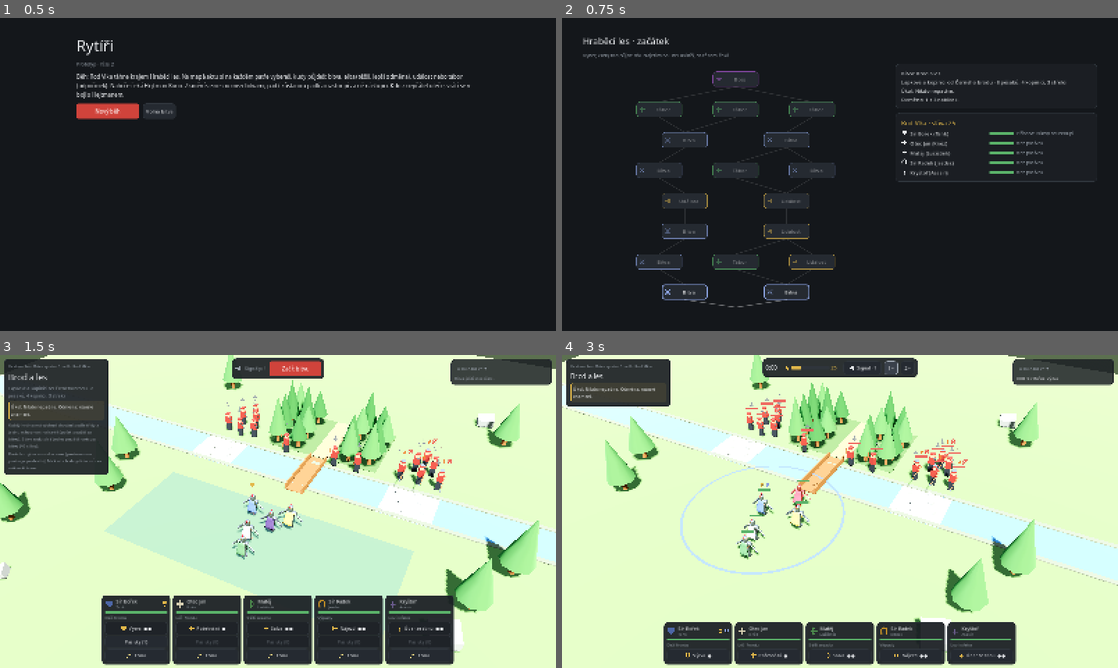
Above: before the commit, frames 1-4 (two rows, left to right).
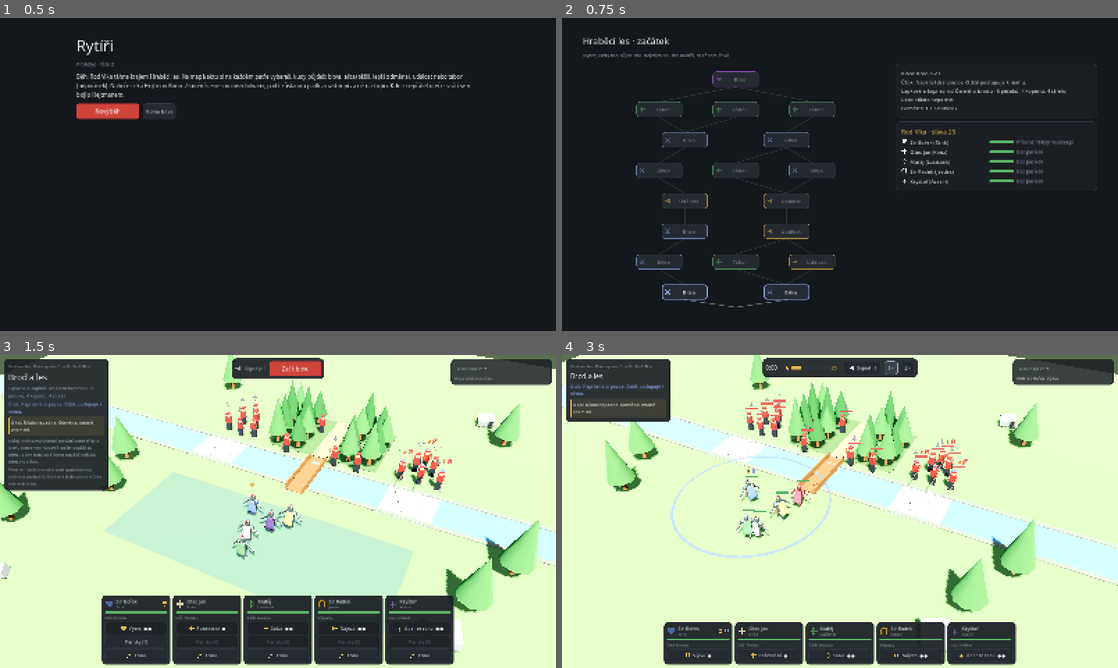
Above: after the commit, the same moments.

Repository: tomaspatolan-bit/roguelike
Game: Godot game, scene res://scenes/run/run.tscn
The game is run twice, just before and just after one commit, with the same random seed, the same clock (stepped at 60 frames per second) and the same inputs.
Inputs (mouse positions are in pixels of both pictures, inside the frame that each line leads up to):
- Up to frame 1 (0.5 s): no input
- Up to frame 2 (0.75 s): click "Nový běh" at 0.5 s
- Up to frame 3 (1.5 s): click "Bitva" at 1.25 s
- Up to frame 4 (3 s): click "Začít bitvu" at 2 s; tap Enter at 2.75 s; move the mouse to (962, 495) at 2.77 s; hold D from 2.78 s (still down); tap 1 at 2.85 s; click (962, 495) at 2.92 s

Frame 1 is identical in both runs. In frame 2, 1.9% of the frame differs, in the area x 60-97%, y 19-56%; in frame 3, 2.2%; in frame 4, 3.3%, in the area x 0-53%, y 8-71%.

Commit message:
Typ bitvy řídí chování oddílu, mířené Požehnání
V útoku (nepřítel drží pozice) oddíl postupuje k cíli a k nepříteli místo
čekání; ve střetu čeká. Poplach mezi nepřáteli na pozici z dat scénáře.
Požehnání se míří kruhem, kněz léčí do 9 m. Přeladěný balanc scénářů.

Co-Authored-By: Claude Opus 5.5 <noreply@anthropic.com>
Claude-Session: https://claude.ai/code/session_01YTcC7gpzrVVeumCwLBkTTm

Diff:
--- a/data/scenarios/brod_a_les.json
+++ b/data/scenarios/brod_a_les.json
@@ -1,7 +1,10 @@
 {
   "_info": "Bitva Brod a les. Řeku jde přejít dvěma brody po stranách (zpomalí) a úzkou lávkou uprostřed. Za lávkou je  …(350 unchanged characters)…
+  "alarm_radius": 30,
+  "mode": "utok",
+  "objective": [-8.5, 4.0],
   "name": "Brod a les",
-  "subtitle": "Lapkové a kopiníci od Černého brodu · 8 pěšáků, 4 kopiníci, 3 střelci",
+  "subtitle": "Lapkové a kopiníci od Černého brodu · 8 pěšáků, 4 kopiníci, 4 střelci",
   "stage_label": "Akt 1",
   "win_title": "Vítězství u brodu",
   "river": {"y0": 5.0, "y1": 8.5, "crossings": [
@@ -30,6 +33,6 @@
     ["kopinik", 7.0, 9.6, {"hold": true, "engage": 4.0, "hold_time": 30}], ["kopinik", 8.5, 9.6, {"hold": true, "engage": 4.0, "hold_time": 30}], ["kopinik", 10.0, 9.6, {"hold": true, "engage": 4.0, "hold_time": 30}],
     ["lapka", 7.8, 11.2, {"hold": true, "engage": 4.0, "hold_time": 30}], ["lapka", 9.2, 11.2, ["zbabelec"], {"hold": true, "engage": 4.0, "hold_time": 30}],
     ["lapka", -8.0, 12.5, {"hold": true, "engage": 4.5, "hold_time": 30}], ["kopinik", 8.4, 12.0, {"hold": true, "engage": 4.0, "hold_time": 30}],
-    ["strelec", -3.0, 9.0, {"hold": true, "hold_time": 30}], ["strelec", 1.5, 9.0, {"hold": true, "hold_time": 30}], ["strelec", 3.5, 9.0, {"hold": true, "hold_time": 30}]
+    ["strelec", -3.0, 9.0, {"hold": true, "hold_time": 30}], ["strelec", 1.5, 9.0, {"hold": true, "hold_time": 30}], ["strelec", 3.5, 9.0, {"hold": true, "hold_time": 30}], ["strelec", -1.5, 13.5, {"hold": true, "hold_time": 30}]
   ]
 }
--- a/data/scenarios/brod_elita.json
+++ b/data/scenarios/brod_elita.json
@@ -2,8 +2,10 @@
   "_info": "Elita: brod se silnější posádkou (víc kopiníků a střelců). Terén z base.",
   "base": "brod_a_les",
   "elite": true,
+  "alarm_radius": 10,
+  "mode": "utok",
   "name": "Posádka Černého brodu",
-  "subtitle": "Elita · posádka drží oba brody i lávku · 8 pěšáků, 6 kopiníků, 4 střelci",
+  "subtitle": "Elita · posádka drží oba brody i lávku · 10 pěšáků, 4 kopiníci, 4 střelci",
   "win_title": "Černý brod padl",
   "optional_task": {"text": "Sir Radek nesmí padnout.", "reward": "vzácné znamení", "protect": "jezdec"},
   "enemies": [
@@ -12,7 +14,7 @@
     ["kopinik", 7.0, 9.6, {"hold": true, "engage": 4.0, "hold_time": 30}], ["kopinik", 8.5, 9.6, {"hold": true, "engage": 4.0, "hold_time": 30}], ["kopinik", 10.0, 9.6, {"hold": true, "engage": 4.0, "hold_time": 30}],
     ["lapka", 7.8, 11.2, {"hold": true, "engage": 4.0, "hold_time": 30}], ["lapka", 9.2, 11.2, ["zbabelec"], {"hold": true, "engage": 4.0, "hold_time": 30}],
     ["lapka", -8.0, 12.5, {"hold": true, "engage": 4.5, "hold_time": 30}], ["kopinik", 8.4, 12.0, {"hold": true, "engage": 4.0, "hold_time": 30}],
-    ["kopinik", -0.8, 10.0, {"hold": true, "engage": 3.5, "hold_time": 30}], ["kopinik", 0.8, 10.0, {"hold": true, "engage": 3.5, "hold_time": 30}],
+    ["lapka", -0.8, 10.0, {"hold": true, "engage": 3.5, "hold_time": 30}], ["lapka", 0.8, 10.0, {"hold": true, "engage": 3.5, "hold_time": 30}],
     ["strelec", -3.0, 9.0, {"hold": true, "hold_time": 30}], ["strelec", 1.5, 9.0, {"hold": true, "hold_time": 30}], ["strelec", 3.5, 9.0, {"hold": true, "hold_time": 30}], ["strelec", -1.5, 13.5, {"hold": true, "hold_time": 30}]
   ]
 }
--- a/data/scenarios/brod_za_svitani.json
+++ b/data/scenarios/brod_za_svitani.json
@@ -1,6 +1,8 @@
 {
   "_info": "Varianta brodu: terén a rozestavení z base. Zrcadlově: kopiníci hlídají levý brod, lapkové pravý, drží pozice kratší dobu (20 s).",
   "base": "brod_a_les",
+  "alarm_radius": 14,
+  "mode": "utok",
   "name": "Brod za svítání",
   "subtitle": "Lapkové a kopiníci u Černého brodu, tentokrát obráceně · 9 pěšáků, 4 kopiníci, 3 střelci",
   "win_title": "Brod je náš",
--- a/data/scenarios/most_garda.json
+++ b/data/scenarios/most_garda.json
@@ -2,13 +2,15 @@
   "_info": "Elita: most hlídá lapkovská garda (kopiníci fanatici drží předmostí). Terén z base.",
   "base": "most_pres_reku",
   "elite": true,
+  "alarm_radius": 10,
+  "mode": "utok",
   "name": "Lapkovská garda",
-  "subtitle": "Elita · garda kopiníků drží most, za ní lapkové a střelci · 9 pěšáků, 4 kopiníci, 3 střelci",
+  "subtitle": "Elita · garda kopiníků drží most, za ní lapkové a střelci · 9 pěšáků, 3 kopiníci, 3 střelci",
   "win_title": "Garda je rozprášena",
   "optional_task": {"text": "Nikdo nepadne.", "reward": "vzácné znamení", "protect": "all"},
   "enemies": [
     ["kopinik", -1.0, 9.0, {"hold": true, "engage": 4.0, "hold_time": 25}], ["kopinik", 1.0, 9.0, {"hold": true, "engage": 4.0, "hold_time": 25}],
-    ["kopinik", -2.5, 9.6, {"hold": true, "engage": 4.0, "hold_time": 25}], ["kopinik", 2.5, 9.6, {"hold": true, "engage": 4.0, "hold_time": 25}],
+    ["kopinik", 2.5, 9.6, {"hold": true, "engage": 4.0, "hold_time": 25}],
     ["lapka", -3.0, 11.5], ["lapka", -1.5, 11.0], ["lapka", 0.0, 11.7], ["lapka", 1.5, 11.0], ["lapka", 3.0, 11.5],
     ["lapka", -2.0, 12.8], ["lapka", 2.0, 12.8], ["lapka", -4.5, 12.3], ["lapka", 4.5, 12.3],
     ["strelec", -2.0, 14.0], ["strelec", 0.0, 14.4], ["strelec", 2.0, 14.0]
--- a/data/scenarios/most_pod_palbou.json
+++ b/data/scenarios/most_pod_palbou.json
@@ -1,6 +1,7 @@
 {
   "_info": "Varianta mostu: terén a rozestavení z base, jiní nepřátelé. Víc střelců za řekou, méně pěších.",
   "base": "most_pres_reku",
+  "mode": "stret",
   "name": "Most pod palbou",
   "subtitle": "Lapkové se střelci na druhém břehu · 9 pěšáků, 5 střelců",
   "win_title": "Most je volný",
--- a/data/scenarios/most_pres_reku.json
+++ b/data/scenarios/most_pres_reku.json
@@ -1,5 +1,6 @@
 {
   "_info": "Bitva Most přes řeku. Souřadnice v metrech: x doprava, y dopředu (k nepříteli). Řeka vede napříč mezi river …(363 unchanged characters)…
+  "mode": "stret",
   "name": "Most přes řeku",
   "subtitle": "Lapkové z Hraběcího lesa · 11 pěšáků, 3 střelci",
   "stage_label": "Akt 1",
--- a/data/scenarios/zaverecna_bitva.json
+++ b/data/scenarios/zaverecna_bitva.json
@@ -1,7 +1,9 @@
 {
   "_info": "Boss aktu 1. Za potokem tábor lapků, vzadu jejich vůdce (Hejtman Kuno) se stráží. Když vůdce padne, morálka nepřátel se zlomí. returnees = kde se objeví uprchlíci z předchozích bitev běhu (pos = střed, spread = rozestup v metrech).",
+  "alarm_radius": 30,
+  "mode": "utok",
   "name": "Tábor na Vraní skále",
-  "subtitle": "Hejtman Kuno a jeho tlupa · 7 pěšáků, 4 kopiníci, 3 střelci, vůdce",
+  "subtitle": "Hejtman Kuno a jeho tlupa · 9 pěšáků, 4 kopiníci, 3 střelci, vůdce",
   "stage_label": "Akt 1 · Boss",
   "win_title": "Hejtman Kuno je poražen",
   "river": {"y0": 5.0, "y1": 7.5, "crossings": [
@@ -26,7 +28,7 @@
   "enemy_morale": {"break_losses": 0.7, "flee_y": 26.0},
   "enemies": [
     ["lapka", -3.0, 10.0], ["lapka", -1.5, 9.6], ["lapka", 0.0, 10.2], ["lapka", 1.5, 9.6], ["lapka", 3.0, 10.0],
-    ["lapka", -2.0, 11.6], ["lapka", 2.0, 11.6],
+    ["lapka", -2.0, 11.6], ["lapka", 2.0, 11.6], ["lapka", 0.0, 12.4], ["lapka", -4.0, 12.0],
     ["kopinik", 6.5, 10.0, {"hold": true, "engage": 4.0, "hold_time": 25}], ["kopinik", 8.5, 10.0, {"hold": true, "engage": 4.0, "hold_time": 25}],
     ["strelec", -3.0, 14.0], ["strelec", 0.0, 14.5], ["strelec", 3.0, 14.0],
     ["kopinik", -1.2, 16.5, {"hold": true, "engage": 5.0, "hold_time": 40}], ["kopinik", 1.2, 16.5, {"hold": true, "engage": 5.0, "hold_time": 40}],
--- a/data/units.json
+++ b/data/units.json
@@ -2,7 +2,7 @@
   "_info": "Statistiky jednotek. hp = zdraví, dmg = poškození za úder, reach = dosah útoku v m, speed = m/s, cd = prodl …(396 unchanged characters)…
   "knights": {
     "tank": {"name": "Sir Bořek", "role": "Tank", "hp": 375, "dmg": 11, "reach": 1.5, "speed": 2.2, "cd": 1.1, "armor": 0.35, "radius": 0.45, "palette_row": 1, "color": "#4d66a6", "behavior": "frontline", "ability": "vyzva"},
-    "knez": {"name": "Otec Jan", "role": "Kněz", "hp": 185, "dmg": 5, "reach": 1.4, "speed": 2.3, "cd": 1.2, "armor": 0.05, "radius": 0.4, "palette_row": 3, "color": "#d9d1b3", "heal": 14, "heal_cd": 2.5, "heal_range": 6, "behavior": "healer", "ability": "pozehnani"},
+    "knez": {"name": "Otec Jan", "role": "Kněz", "hp": 185, "dmg": 5, "reach": 1.4, "speed": 2.3, "cd": 1.2, "armor": 0.05, "radius": 0.4, "palette_row": 3, "color": "#d9d1b3", "heal": 14, "heal_cd": 2.5, "heal_range": 9, "behavior": "healer", "ability": "pozehnani"},
     "lucistnik": {"name": "Matěj", "role": "Lučištník", "hp": 165, "dmg": 9, "reach": 9.0, "speed": 2.6, "cd": 1.3, "armor": 0.05, "radius": 0.4, "palette_row": 2, "color": "#4d8c4d", "ranged": true, "behavior": "archer", "ability": "salva"},
     "jezdec": {"name": "Sir Radek", "role": "Jezdec", "hp": 285, "dmg": 17, "reach": 1.8, "speed": 5.0, "cd": 1.4, "armor": 0.2, "radius": 0.75, "palette_row": 4, "color": "#bf8c26", "mounted": true, "behavior": "rider", "ability": "najezd"},
     "asasin": {"name": "Kryštof", "role": "Asasín", "hp": 170, "dmg": 18, "reach": 1.3, "speed": 3.4, "cd": 0.85, "armor": 0.1, "radius": 0.38, "palette_row": 5, "color": "#6a5a8c", "target_priority": "ranged", "ignores": ["les"], "behavior": "assassin", "ability": "uder"}
@@ -11,7 +11,13 @@
     "lapka": {"name": "Lapka", "role": "Lapka", "hp": 120, "dmg": 7, "reach": 1.3, "speed": 2.5, "cd": 1.1, "armor": 0.0, "radius": 0.4, "on_break": "desperate", "traits": ["zoufalec"]},
     "kopinik": {"name": "Kopiník", "role": "Kopiník", "hp": 150, "dmg": 8, "reach": 2.2, "speed": 2.2, "cd": 1.3, "armor": 0.15, "radius": 0.4, "on_break": "desperate", "dmg_vs_mounted": 2.0, "traits": ["fanatik"]},
     "strelec": {"name": "Střelec", "role": "Střelec", "hp": 90, "dmg": 5, "reach": 8.0, "speed": 2.4, "cd": 1.6, "armor": 0.0, "radius": 0.4, "ranged": true, "on_break": "flee"},
-    "vudce": {"name": "Hejtman Kuno", "role": "Vůdce", "hp": 400, "dmg": 12, "reach": 1.6, "speed": 2.3, "cd": 1.2, "armor": 0.3, "radius": 0.5, "on_break": "desperate", "leader": true, "traits": ["fanatik"]}
+    "vudce": {"name": "Hejtman Kuno", "role": "Vůdce", "hp": 480, "dmg": 12, "reach": 1.6, "speed": 2.3, "cd": 1.2, "armor": 0.3, "radius": 0.5, "on_break": "desperate", "leader": true, "traits": ["fanatik"]}
+  },
+  "battle_modes": {
+    "_info": "Typ bitvy (scenario.mode) určuje, jak se oddíl chová, když nikdo nebojuje. utok = nepřítel drží pozice a sám nepřijde: vůdce postupu (podle leaders) jde k nejbližšímu nepříteli, ostatní za ním do follow m, vůdce počká, když je střed oddílu dál než cohesion m. stret = oba jdou proti sobě, oddíl čeká na nepřítele. obrana = oddíl drží místo (zatím jako stret).",
+    "utok": {"name": "Útok", "desc": "Nepřítel drží pozice. Oddíl postupuje k němu.", "leaders": ["frontline", "rider"], "follow": 3.0, "cohesion": 6.0},
+    "stret": {"name": "Střet", "desc": "Nepřítel jde proti vám. Oddíl ho čeká a bojuje s tím, kdo přijde."},
+    "obrana": {"name": "Obrana", "desc": "Držíte místo, nepřítel útočí. Oddíl nevybíhá."}
   },
   "behaviors": {
     "_info": "Výchozí chování tříd hrdinů. _common: help_window = jak dlouho (s) po útoku nebo zásahu se hrdina počítá jako bojující; decided_ratio = když síla jedné strany klesne pod tento podíl síly druhé, hrdinové dobojují sami.",
@@ -25,7 +31,7 @@
   "abilities": {
     "_info": "Schopnosti hrdinů. uses = použití za bitvu (obnova po bitvě), target = none / point (místo na zemi) / enemy (nepřítel), range = dosah cílení v m. Další čísla podle schopnosti.",
     "vyzva": {"name": "Výzva", "desc": "Na 4 s přitáhne útoky nepřátel do 6 m a dostává o 50 % menší zranění.", "uses": 2, "target": "none", "radius": 6.0, "duration": 4.0, "damage_taken": 0.5},
-    "pozehnani": {"name": "Požehnání", "desc": "Vyléčí všechny hrdiny do 8 m o 30 % jejich zdraví.", "uses": 1, "cooldown": 20.0, "target": "none", "radius": 8.0, "heal_frac": 0.3},
+    "pozehnani": {"name": "Požehnání", "desc": "Vyléčí hrdiny v kruhu (4 m) o 30 % jejich zdraví. Míří se do 10 m od kněze.", "uses": 1, "cooldown": 20.0, "target": "point", "range": 10.0, "radius": 4.0, "heal_frac": 0.3},
     "salva": {"name": "Salva", "desc": "5 šípů do kruhu o poloměru 2 m na vybrané místo, každý za 9.", "uses": 2, "target": "point", "range": 12.0, "radius": 2.0, "arrows": 5, "dmg": 9},
     "najezd": {"name": "Nájezd", "desc": "Projede k vybranému místu (nejvýš 10 m), nepřátele v cestě zasáhne za 17 a omráčí na 1,5 s.", "uses": 2, "target": "point", "range": 10.0, "land": true, "dmg": 17, "stun": 1.5, "width": 1.0, "speed_mult": 3.0},
     "uder": {"name": "Úder ze stínu", "desc": "Skočí za vybraného nepřítele (nejvýš 8 m) a zasadí mu trojnásobný úder.", "uses": 2, "target": "enemy", "range": 8.0, "mult": 3.0}
--- a/scripts/battle/battle_ui.gd
+++ b/scripts/battle/battle_ui.gd
@@ -413,6 +413,9 @@
 	info_box.add_child(_label(sc["name"], 24 if deploy else 20))
 	if deploy:
 		info_box.add_child(_label(sc["subtitle"], 13, MUTED, true))
+	var md: Dictionary = sim.units_data.get("battle_modes", {}).get(sim.mode, {})
+	if not md.is_empty():
+		info_box.add_child(_label("%s: %s" % [md.get("name", ""), md.get("desc", "")], 13, STEEL, true))
 	var task: Dictionary = sc["optional_task"]
 	var tb := PanelContainer.new()
 	var st := _box(Color(GLORY, 0.10), 6, 8)
--- a/scripts/run/map_view.gd
+++ b/scripts/run/map_view.gd
@@ -88,7 +88,8 @@
 	match t:
 		"bitva", "elita", "boss":
 			var sc: Dictionary = run.scenario_info(String(n["scenario"]))
-			return "%s\n%s\nÚkol: %s" % [sc.get("name", ""), sc.get("subtitle", ""), sc.get("optional_task", {}).get("text", "")]
+			var md: Dictionary = run.units_data.get("battle_modes", {}).get(String(sc.get("mode", "stret")), {})
+			return "%s (%s)\n%s\nÚkol: %s" % [sc.get("name", ""), md.get("name", ""), sc.get("subtitle", ""), sc.get("optional_task", {}).get("text", "")]
 		"udalost":
 			return "Událost: %s" % run.events_data[n["event"]]["name"]
 		"tabor":
--- a/scripts/run/run_main.gd
+++ b/scripts/run/run_main.gd
@@ -174,7 +174,8 @@
 			var reward := "Odměna: 2 z %d nabídek." % int(run.act.get("elite_offers", 4)) if t == "elita" else "Odměna: 1 z %d nabídek." % int(run.act.get("offers", 3))
 			if t == "boss":
 				reward = "Boss aktu."
-			return "%s: %s\n%s\nÚkol: %s\n%s%s" % [run.NODE_NAMES[t], sc.get("name", ""), sc.get("subtitle", ""), sc.get("optional_task", {}).get("text", ""), reward, extra]
+			var md: Dictionary = run.units_data.get("battle_modes", {}).get(String(sc.get("mode", "stret")), {})
+			return "%s: %s\n%s: %s\n%s\nÚkol: %s\n%s%s" % [run.NODE_NAMES[t], sc.get("name", ""), md.get("name", ""), md.get("desc", ""), sc.get("subtitle", ""), sc.get("optional_task", {}).get("text", ""), reward, extra]
 		"udalost":
 			return "Událost: %s\nRozhodnutí s cenou." % run.events_data[n["event"]]["name"]
 		"tabor":
--- a/scripts/sim/battle_sim.gd
+++ b/scripts/sim/battle_sim.gd
@@ -121,6 +121,8 @@
 var zones: Array = []          # hořící zem: [{pos, r, t, dps, from}]
 var grudges: Dictionary = {}    # nepřátelé, kteří zranili hrdinu (Přísaha pomsty)
 var task_ok: bool = true
+var mode: String = "stret"         # typ bitvy: utok (nepřítel drží pozice, oddíl postupuje), obrana, stret
+var objective_reached: bool = false  # útok: oddíl už došel k cíli postupu (scenario.objective)
 var over: String = ""
 var foes_broken: bool = false
 var broken_t: float = -1.0         # kdy se zlomila morálka nepřítele
@@ -150,6 +152,7 @@
 	glory = float(setup.get("glory", house["glory"]["start"]))
 	signals = setup.get("signals", 1)
 	task_ok = not scenario["optional_task"].has("kill")
+	mode = String(scenario.get("mode", "stret"))
 
 	var knights_data: Dictionary = units_data["knights"]
 	for key: String in knights_data:
@@ -645,17 +648,28 @@
 					n += 1
 			return [n >= 2, null]
 		"pozehnani":
-			var hurt := 0
-			for k in living(SIDE_KNIGHT):
-				if k.pos.distance_to(u.pos) <= float(a["radius"]) and k.hp < k.maxhp * 0.6:
-					hurt += 1
-			return [hurt >= 2, null]
+			# nejlepší místo: střed hrdiny, kolem kterého je nejvíc zraněných
+			var best_p := Vector2.ZERO
+			var best_hurt := 0
+			for c in living(SIDE_KNIGHT):
+				if c.pos.distance_to(u.pos) > float(a["range"]):
+					continue
+				var hurt := 0
+				for k in living(SIDE_KNIGHT):
+					if k.pos.distance_to(c.pos) <= float(a["radius"]) and k.hp < k.maxhp * 0.6:
+						hurt += 1
+				if hurt > best_hurt:
+					best_hurt = hurt
+					best_p = c.pos
+			return [best_hurt >= 2, best_p if best_hurt >= 2 else null]
 		"salva", "najezd":
 			var best: Unit = null
 			var best_n := 0
 			for f in foes:
 				if f.pos.distance_to(u.pos) > float(a["range"]) or (a.get("land", false) and _in_water(f.pos)):
 					continue
+				if f.hold and f.pos.distance_to(u.pos) > 6.0:
+					continue   # rada: nedráždit nepřítele, který drží pozici daleko
 				var n := 0
 				for g in foes:
 					if g.pos.distance_to(f.pos) <= 2.0:
@@ -668,7 +682,7 @@
 		"uder":
 			var pick: Unit = null
 			for f in foes:
-				if f.pos.distance_to(u.pos) <= float(a["range"]) and (f.ranged or f.hp < f.maxhp * 0.4):
+				if f.pos.distance_to(u.pos) <= float(a["range"]) and (f.ranged or f.hp < f.maxhp * 0.4) and not (f.hold and f.hp >= f.maxhp):
 					pick = f
 					break
 			return [pick != null, pick.id if pick != null else null]
@@ -693,8 +707,9 @@
 		"vyzva":
 			u.taunt_t = float(a["duration"])
 		"pozehnani":
+			where = target
 			for k in living(SIDE_KNIGHT):
-				if k.pos.distance_to(u.pos) <= float(a["radius"]):
+				if k.pos.distance_to(where) <= float(a["radius"]):
 					k.hp = minf(k.maxhp, k.hp + k.maxhp * float(a["heal_frac"]))
 					if a.has("shield_t"):
 						k.shield_t = float(a["shield_t"])
@@ -1263,6 +1278,8 @@
 			return
 		_engage(u, tg, dt)
 		return
+	if _march(u, dt, foes):
+		return
 	var nf := _nearest(foes, u.pos)
 	var c := _group_center(u)
 	var spot := c + (nf.pos - c).normalized() * _bparam(u, "ahead", 1.5)
@@ -1270,6 +1287,54 @@
 		u.moving = false   # Stát pevně: bez nepřítele stojí, kde je
 		return
 	_settle(u, spot, dt, 0.6, foes)
+
+
+## Útok: kdo vede postup oddílu (tank, jinak jezdec, jinak kdokoli, kdo se netoulá).
+func _march_leader() -> Unit:
+	var best: Unit = null
+	var best_rank := 99
+	var order: Array = units_data.get("battle_modes", {}).get("utok", {}).get("leaders", ["frontline", "rider"])
+	for k in living(SIDE_KNIGHT):
+		if _bparam(k, "roams", 0.0) > 0.0:
+			continue
+		var rank := order.find(k.behavior)
+		if rank < 0:
+			rank = order.size()
+		if rank < best_rank:
+			best_rank = rank
+			best = k
+	return best
+
+
+## Útok: hrdina bez cíle postupuje k nepříteli (nepřítel drží pozice a sám nepřijde).
+## Vůdce postupu jde k nejbližšímu nepříteli a počká, když se oddíl roztrhá; ostatní jdou za ním.
+## Vrací true, když se o hrdinu postaral.
+func _march(u: Unit, dt: float, foes: Array[Unit]) -> bool:
+	if mode != "utok" or foes.is_empty():
+		return false
+	var lead := _march_leader()
+	if lead == null:
+		return false
+	var m: Dictionary = units_data.get("battle_modes", {}).get("utok", {})
+	if u == lead:
+		var c := _group_center(u)
+		var someone_fights := _engaged_ally(u) != null
+		if not someone_fights and c.distance_to(u.pos) > float(m.get("cohesion", 6.0)):
+			u.moving = false   # počká na oddíl
+			return true
+		# nejdřív k cíli postupu ze scénáře (třeba levý brod), pak k nejbližšímu nepříteli
+		if scenario.has("objective") and not objective_reached:
+			var o := Vector2(scenario["objective"][0], scenario["objective"][1])
+			if u.pos.distance_to(o) <= 1.5:
+				objective_reached = true
+			else:
+				_go(u, o, dt, 0.5, foes)
+				return true
+		var nf := _nearest(foes, u.pos)
+		_go(u, nf.pos, dt, u.reach, foes)
+		return true
+	_settle(u, lead.pos, dt, _bparam(u, "follow", float(m.get("follow", 3.0))), foes)
+	return true
 
 
 ## Kněz: drží se kousek za tím, kdo bojuje (léčí ho), jinak za středem oddílu.
@@ -1302,6 +1367,8 @@
 			_go(u, mate.pos, dt, behind, foes)
 			return
 		_settle(u, anchor, dt, 0.5, foes)
+		return
+	if _march(u, dt, foes):
 		return
 	var c := _group_center(u)
 	anchor = c + (c - close.pos).normalized() * behind
@@ -1358,6 +1425,8 @@
 	if living(SIDE_KNIGHT).size() == 1:
 		_go(u, close.pos, dt, u.reach * 0.9, foes)   # zbyl sám: neutíká donekonečna, jde střílet
 		return
+	if _march(u, dt, foes):
+		return
 	var c := _group_center(u)
 	var spot := c + (c - close.pos).normalized() * _bparam(u, "behind", 2.0)
 	if _in_water(spot):
@@ -1376,6 +1445,8 @@
 	if tg != null:
 		_engage(u, tg, dt)
 		return
+	if _march(u, dt, foes):
+		return
 	var nf := _nearest(foes, c)
 	var side := 1.0 if u.home.x >= c.x else -1.0
 	var spot := c + Vector2(side * 2.0, 0.0) + (nf.pos - c).normalized() * 0.5
@@ -1432,13 +1503,14 @@
 			_engage(u, taunter, dt)
 		return
 	if u.hold:
-		# Pěšák, kterého něco zasáhlo, opustí pozici a s ním celá jeho skupina (do 5 m);
-		# vypršení času nebo zlomení morálky uvolní všechny.
+		# Pěšák, kterého něco zasáhlo, opustí pozici a s ním všichni pěší na pozici do alarm_radius
+		# (scénář, výchozí 5 m); vypršení času nebo zlomení morálky uvolní všechny.
 		if t >= u.hold_until or u.desperate:
 			u.hold = false
 		elif not u.ranged and u.hp < u.maxhp:
+			var alarm := float(scenario.get("alarm_radius", 5.0))
 			for f in living(SIDE_FOE):
-				if f.hold and not f.ranged and f.home.distance_to(u.home) <= 5.0:
+				if f.hold and not f.ranged and f.home.distance_to(u.home) <= alarm:
 					f.hold = false
 		if u.hold:
 			_foe_hold(u, ks, dt)
--- a/tests/test_battle_sim.gd
+++ b/tests/test_battle_sim.gd
@@ -30,6 +30,7 @@
 	_test_decided(data)
 	for sid: String in Sim.scenario_list():
 		_test_calm(sid)
+		_test_mode(sid)
 	_test_oath_and_signal(data)
 	_test_stand_firm(data)
 	var brod := Sim.load_data("brod_a_les")
@@ -118,7 +119,8 @@
 	var luc := s.by_id("lucistnik")
 	luc.pos = knez.pos + Vector2(2, 0)
 	luc.hp = 50.0
-	_check(s.use_ability("knez") and luc.hp > 50.0 + luc.maxhp * 0.29, "Požehnání léčí hrdiny v dosahu")
+	_check(not s.use_ability("knez", knez.pos + Vector2(0, 30)), "Požehnání nejde mimo dosah")
+	_check(s.use_ability("knez", luc.pos) and luc.hp > 50.0 + luc.maxhp * 0.29, "Požehnání léčí hrdiny v mířeném kruhu")
 	_check(not s.can_use_ability("knez") or s.glory >= s.ability_cost("knez"), "kněz má jen jedno použití")
 
 	var target := Vector2(luc.pos.x, luc.pos.y + 8.0)
@@ -174,13 +176,40 @@
 	# Požehnání se po použití nabíjí
 	var s2 := Sim.new(data, Sim.default_setup(data, 0), 57)
 	s2.glory = 100.0
-	_check(s2.use_ability("knez"), "Požehnání jde použít")
+	_check(s2.use_ability("knez", s2.by_id("knez").pos), "Požehnání jde použít")
 	_check(not s2.can_use_ability("knez"), "hned znovu ne (nabíjí se)")
 	var cd: float = s2.ability_of("knez").get("cooldown", 0.0)
 	while s2.t < cd + 0.5 and s2.over == "":
 		s2.step(DT)
 		s2.events.clear()
 	_check(s2.can_use_ability("knez"), "po nabití jde Požehnání za slávu znovu")
+
+
+## Typ bitvy: v útoku oddíl postupuje k nepříteli (nečeká, až přijde), ve střetu drží místo.
+func _test_mode(sid: String) -> void:
+	var data := Sim.load_data(sid)
+	var s := Sim.new(data, Sim.default_setup(data, 0), 3)
+	var start := s.by_id("tank").pos
+	var nearest0 := _nearest_foe_dist(s, start)
+	var first_contact := -1.0
+	while s.over == "" and s.t < 20.0:
+		s.step(DT)
+		s.events.clear()
+		for u in s.living(Sim.SIDE_KNIGHT):
+			if first_contact < 0.0 and s.t - u.combat_t < 0.2 and u.id != "asasin":
+				first_contact = s.t
+	var tank := s.by_id("tank")
+	if s.mode == "utok":
+		var got := _nearest_foe_dist(s, tank.pos)
+		print("[%s] útok: tank k nejbližšímu nepříteli %.1f → %.1f m, první kontakt %.1f s" % [sid, nearest0, got, first_contact])
+		_check(first_contact >= 0.0 and first_contact < 20.0, "[%s] v útoku dojde ke kontaktu do 20 s (nikdo nestojí)" % sid)
+
+
+func _nearest_foe_dist(s: Sim, p: Vector2) -> float:
+	var best := INF
+	for f in s.living(Sim.SIDE_FOE):
+		best = minf(best, f.pos.distance_to(p))
+	return best
 
 
 ## Nikdo nekmitá: hrdina v klidu nestřídá krok a stání pořád dokola, kněz nestojí celou bitvu.
Not shown, changed: docs/context/beh.md
Not shown, changed: docs/context/data.md
Not shown, changed: docs/context/simulace.md
Not shown, changed: docs/context/ui.md
Not shown, changed: docs/plan.md
Not shown, changed: docs/rozhodnuti.md
Not shown, changed: docs/stav.md
